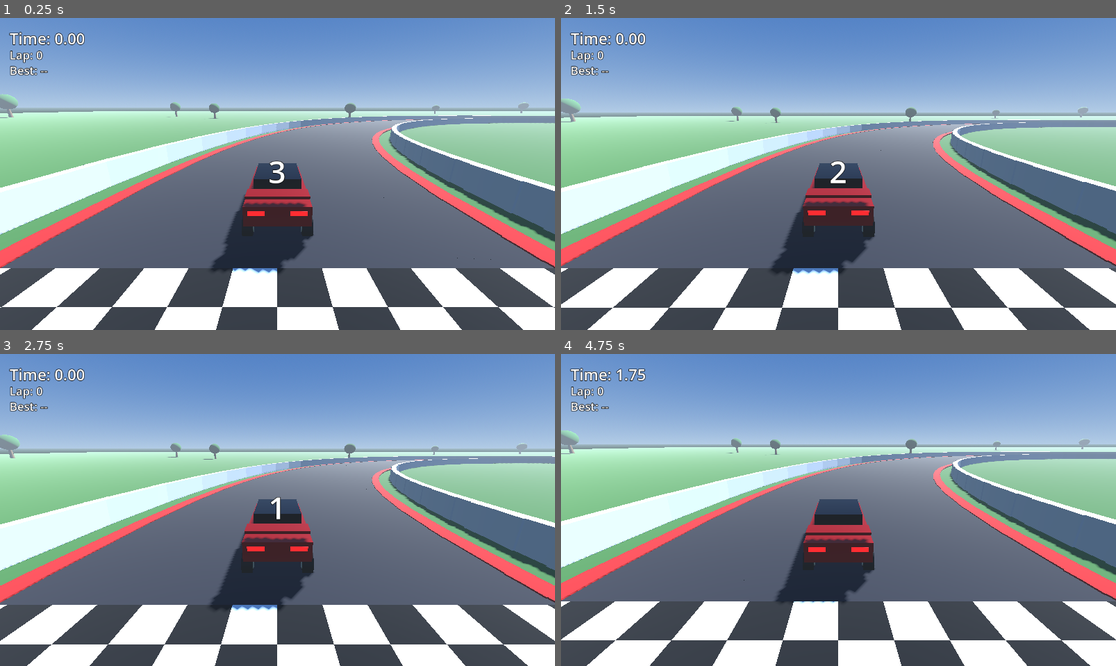
Above: before the commit, frames 1-4 (two rows, left to right).
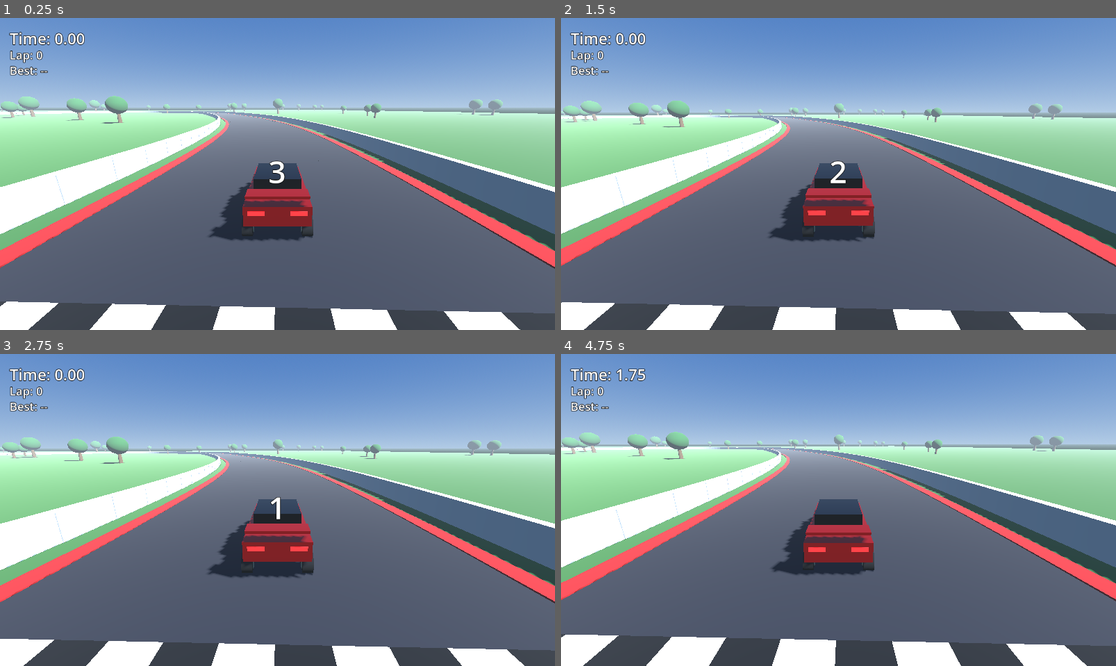
Above: after the commit, the same moments.

Repository: avtandili-babilodze/race_wheel
Game: Godot game, scene res://scenes/main.tscn
Same seed, same stepped clock (60 frames per second), same inputs: the game is played once before the commit and once after it.
Inputs:
- Up to frame 1 (0.25 s): no input
- Up to frame 2 (1.5 s): hold D 0.53-1.28 s; hold R 0.53-1.28 s; hold S from 1.28 s (still down); tap R at 1.35 s
- Up to frame 3 (2.75 s): release S at 2.03 s; hold D from 2.03 s (still down); hold R from 2.03 s (still down)
- Up to frame 4 (4.75 s): release D at 2.78 s; release R at 2.78 s; hold W 2.78-3.53 s; tap R at 2.85, 4.35 s; hold R 3.53-4.28 s; hold A from 3.53 s (still down)

The runs differ from the first frame. In frame 1, 32% of the frame differs, in the area x 0-100%, y 24-100%; in frame 2, 31%; in frame 3, 31%; in frame 4, 32%.

Commit message:
added new map

Diff:
--- a/scripts/main.gd
+++ b/scripts/main.gd
@@ -1,13 +1,28 @@
 extends Node3D
 
-const TRACK_RADIUS := 60.0
 const TRACK_WIDTH := 14.0
-const SEGMENTS := 96
+
+# Centerline control points (x, z) of the closed circuit; smoothed into a
+# Curve3D. Start/finish is at the first point, driving toward the second.
+const TRACK_POINTS: Array[Vector2] = [
+	Vector2(-80, 100), Vector2(40, 100),    # main straight
+	Vector2(100, 70), Vector2(115, 10),     # turn 1, sweeping right
+	Vector2(75, -35), Vector2(95, -95),     # esses
+	Vector2(25, -110),                      # bottom sweeper
+	Vector2(-25, -65),                      # chicane
+	Vector2(-75, -105),                     # dip
+	Vector2(-125, -65),                     # far hairpin
+	Vector2(-95, -5),                       # inward kink
+	Vector2(-125, 55),                      # final left sweeper
+]
 
 var car: Car
 var hud: Hud
+var _curve := Curve3D.new()
+var _centerline: PackedVector3Array = []
 
 func _ready() -> void:
+	_build_curve()
 	_build_environment()
 	_build_track()
 	_build_scenery()
@@ -15,6 +30,31 @@
 	_spawn_car()
 	_spawn_hud()
 	_start_countdown()
+
+func _build_curve() -> void:
+	# Catmull-Rom style tangents from neighbours; the first point is repeated
+	# at the end so the loop closes seamlessly.
+	var n := TRACK_POINTS.size()
+	for i in n + 1:
+		var p := TRACK_POINTS[i % n]
+		var prev := TRACK_POINTS[(i - 1 + n) % n]
+		var next := TRACK_POINTS[(i + 1) % n]
+		var tangent := (next - prev) * 0.25
+		var t3 := Vector3(tangent.x, 0, tangent.y)
+		_curve.add_point(Vector3(p.x, 0, p.y), -t3, t3)
+	_curve.bake_interval = 1.0
+	for i in int(_curve.get_baked_length() / 5.0):
+		_centerline.append(_curve.sample_baked(i * 5.0))
+
+func _track_transform(offset: float) -> Transform3D:
+	var length := _curve.get_baked_length()
+	offset = fposmod(offset, length)
+	var pos := _curve.sample_baked(offset)
+	var ahead := _curve.sample_baked(fposmod(offset + 0.5, length))
+	var dir := ahead - pos
+	dir.y = 0.0
+	dir = dir.normalized()
+	return Transform3D(Basis.looking_at(dir, Vector3.UP), pos)
 
 func _build_environment() -> void:
 	var sun := DirectionalLight3D.new()
@@ -48,7 +88,7 @@
 	var ground := StaticBody3D.new()
 	var ground_col := CollisionShape3D.new()
 	var ground_shape := BoxShape3D.new()
-	ground_shape.size = Vector3(500, 1, 500)
+	ground_shape.size = Vector3(600, 1, 600)
 	ground_col.shape = ground_shape
 	ground_col.position = Vector3(0, -0.5, 0)
 	ground.add_child(ground_col)
@@ -58,7 +98,7 @@
 	grass_mat.roughness = 1.0
 	var ground_mesh := MeshInstance3D.new()
 	var plane := PlaneMesh.new()
-	plane.size = Vector2(500, 500)
+	plane.size = Vector2(600, 600)
 	ground_mesh.mesh = plane
 	ground_mesh.material_override = grass_mat
 	ground.add_child(ground_mesh)
@@ -76,40 +116,43 @@
 	var curb_red := StandardMaterial3D.new()
 	curb_red.albedo_color = Color(0.8, 0.1, 0.1)
 
-	var seg_len := TAU * TRACK_RADIUS / SEGMENTS + 0.6
-
+	var step := 3.0
+	# Generous overlap so segments fanning around the outside of a corner
+	# don't leave gaps.
 	var seg_mesh := BoxMesh.new()
-	seg_mesh.size = Vector3(TRACK_WIDTH, 0.1, seg_len)
+	seg_mesh.size = Vector3(TRACK_WIDTH, 0.1, step + 2.5)
 	var curb_mesh := BoxMesh.new()
-	curb_mesh.size = Vector3(0.7, 0.14, seg_len)
+	curb_mesh.size = Vector3(0.7, 0.14, step + 2.5)
 	var wall_shape := BoxShape3D.new()
-	wall_shape.size = Vector3(0.5, 1.2, seg_len + 1.2)
+	wall_shape.size = Vector3(0.5, 1.2, step + 3.5)
 	var wall_mesh := BoxMesh.new()
 	wall_mesh.size = wall_shape.size
 
-	for i in SEGMENTS:
-		var angle := TAU * i / SEGMENTS
+	var count := int(_curve.get_baked_length() / step) + 1
+	for i in count:
+		var xf := _track_transform(i * step)
+		var right := xf.basis.x
 
 		var seg := MeshInstance3D.new()
 		seg.mesh = seg_mesh
 		seg.material_override = asphalt
-		seg.position = Vector3(cos(angle) * TRACK_RADIUS, 0.06, sin(angle) * TRACK_RADIUS)
-		seg.rotation.y = -angle
+		seg.basis = xf.basis
+		seg.position = xf.origin + Vector3(0, 0.06, 0)
 		add_child(seg)
 
 		for side: float in [-1.0, 1.0]:
-			var curb_r := TRACK_RADIUS + side * (TRACK_WIDTH / 2.0 - 0.35)
 			var curb := MeshInstance3D.new()
 			curb.mesh = curb_mesh
 			curb.material_override = curb_red
-			curb.position = Vector3(cos(angle) * curb_r, 0.08, sin(angle) * curb_r)
-			curb.rotation.y = -angle
+			curb.basis = xf.basis
+			curb.position = xf.origin + right * side * (TRACK_WIDTH / 2.0 - 0.35) \
+				+ Vector3(0, 0.08, 0)
 			add_child(curb)
 
-			var wall_r := TRACK_RADIUS + side * (TRACK_WIDTH / 2.0 + 1.5)
 			var wall := StaticBody3D.new()
-			wall.position = Vector3(cos(angle) * wall_r, 0.6, sin(angle) * wall_r)
-			wall.rotation.y = -angle
+			wall.basis = xf.basis
+			wall.position = xf.origin + right * side * (TRACK_WIDTH / 2.0 + 1.5) \
+				+ Vector3(0, 0.6, 0)
 
 			var wall_col := CollisionShape3D.new()
 			wall_col.shape = wall_shape
@@ -120,6 +163,12 @@
 			wall_vis.material_override = barrier_mat
 			wall.add_child(wall_vis)
 			add_child(wall)
+
+func _distance_to_track(pos: Vector3) -> float:
+	var best := INF
+	for p in _centerline:
+		best = minf(best, Vector2(p.x, p.z).distance_to(Vector2(pos.x, pos.z)))
+	return best
 
 func _build_scenery() -> void:
 	var trunk_mat := StandardMaterial3D.new()
@@ -138,14 +187,14 @@
 
 	var rng := RandomNumberGenerator.new()
 	rng.seed = 42
-	for i in 40:
-		var angle := rng.randf() * TAU
-		var r: float
-		if rng.randf() < 0.4:
-			r = rng.randf_range(10.0, TRACK_RADIUS - TRACK_WIDTH)
-		else:
-			r = rng.randf_range(TRACK_RADIUS + TRACK_WIDTH, 200.0)
-		var pos := Vector3(cos(angle) * r, 0, sin(angle) * r)
+	var placed := 0
+	var attempts := 0
+	while placed < 60 and attempts < 400:
+		attempts += 1
+		var pos := Vector3(rng.randf_range(-250, 250), 0, rng.randf_range(-250, 250))
+		if _distance_to_track(pos) < TRACK_WIDTH / 2.0 + 6.0:
+			continue
+		placed += 1
 		var scale_factor := rng.randf_range(0.8, 1.6)
 
 		var trunk := MeshInstance3D.new()
@@ -164,13 +213,14 @@
 
 func _build_checkpoints() -> void:
 	var checkpoint_script := load("res://scripts/checkpoint.gd")
+	var length := _curve.get_baked_length()
 	for i in RaceManager.NUM_CHECKPOINTS:
-		var angle := TAU * i / RaceManager.NUM_CHECKPOINTS
+		var xf := _track_transform(length * i / RaceManager.NUM_CHECKPOINTS)
 		var checkpoint := Area3D.new()
 		checkpoint.set_script(checkpoint_script)
 		checkpoint.checkpoint_index = i
-		checkpoint.position = Vector3(cos(angle) * TRACK_RADIUS, 2.0, sin(angle) * TRACK_RADIUS)
-		checkpoint.rotation.y = -angle
+		checkpoint.basis = xf.basis
+		checkpoint.position = xf.origin + Vector3(0, 2, 0)
 
 		var col := CollisionShape3D.new()
 		var shape := BoxShape3D.new()
@@ -205,9 +255,10 @@
 
 func _spawn_car() -> void:
 	car = preload("res://scenes/car.tscn").instantiate()
-	# Just behind the start line, facing along the track (counter-clockwise).
-	car.position = Vector3(TRACK_RADIUS, 0.7, 4.0)
-	car.rotation.y = PI
+	# A few metres past the start line, nose along the track.
+	var xf := _track_transform(5.0)
+	car.basis = xf.basis
+	car.position = xf.origin + Vector3(0, 0.7, 0)
 	add_child(car)
 
 func _spawn_hud() -> void:
--- a/scripts/race_manager.gd
+++ b/scripts/race_manager.gd
@@ -3,7 +3,7 @@
 signal race_started
 signal lap_completed(time: float, is_best: bool)
 
-const NUM_CHECKPOINTS := 4
+const NUM_CHECKPOINTS := 6
 const SAVE_PATH := "user://best_lap.save"
 
 var running := false
Not shown, changed: README.md
